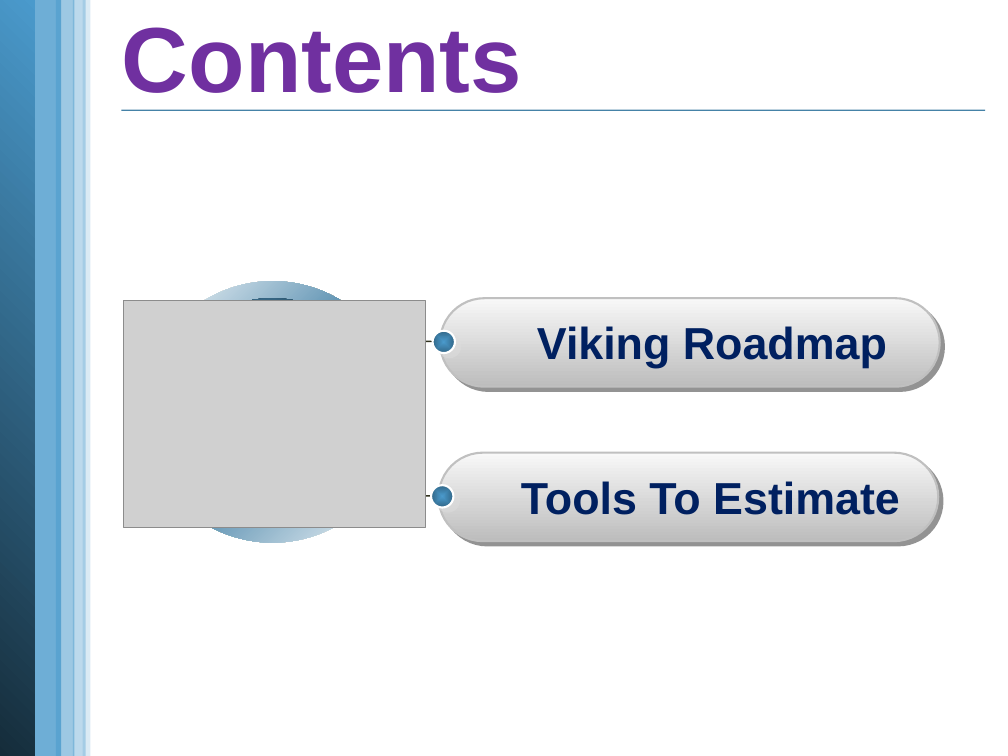
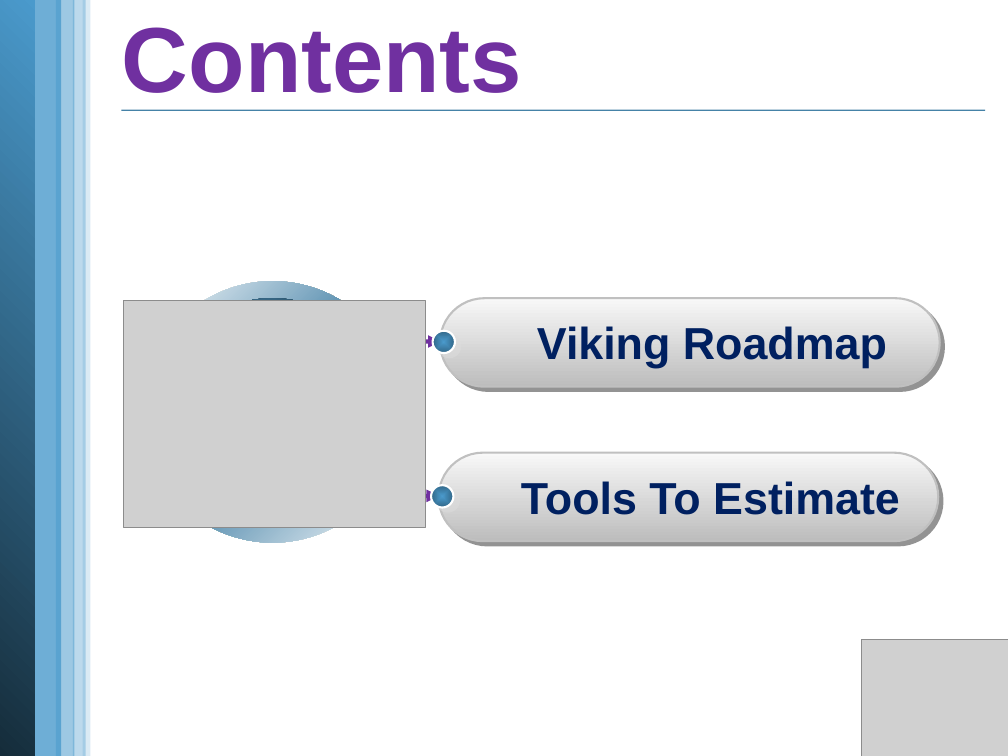
Before and after one commit to vucongthuc/hit-team-2012, a slide deck: slide 2 of Measurement Analysis/K15T2-Team22-Team Assignment7/K15T2-Team22-Team Assignment7.pptx. Drawn at 1008x756 pixels with LibreOffice and Linux fonts; fonts in the diff are those of the drawing; grey boxes stand for pictures; background and template pictures are left out. Boxes give left, top, right and bottom in pixels: in the first picture for what was removed or moved away, otherwise in the second. Text is boxed around its words. In the diff, an @@ line names an element or a change of style, - is before the commit and + after.

```diff
--- a/Measurement Analysis/K15T2-Team22-Team Assignment7/K15T2-Team22-Team Assignment7.pptx
+++ b/Measurement Analysis/K15T2-Team22-Team Assignment7/K15T2-Team22-Team Assignment7.pptx
@@ line (374, 342) - (440, 342): line to arrow; stroke #30311D 1 pt to #7030A0 3 pt @@
@@ line (372, 496) - (439, 496): line to arrow; stroke #30311D 1 pt to #7030A0 3 pt @@
@@ picture added at (x1=862, y1=639, x2=1008, y2=756) @@
```
Also in this commit, not shown: 16 other slides changed, 1 slide added, 24 slides removed.
